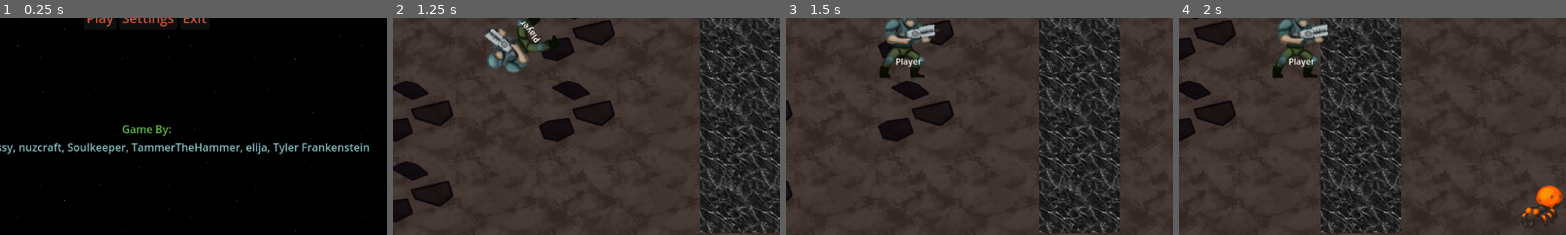
Above: before the commit, frames 1-4 (left to right).
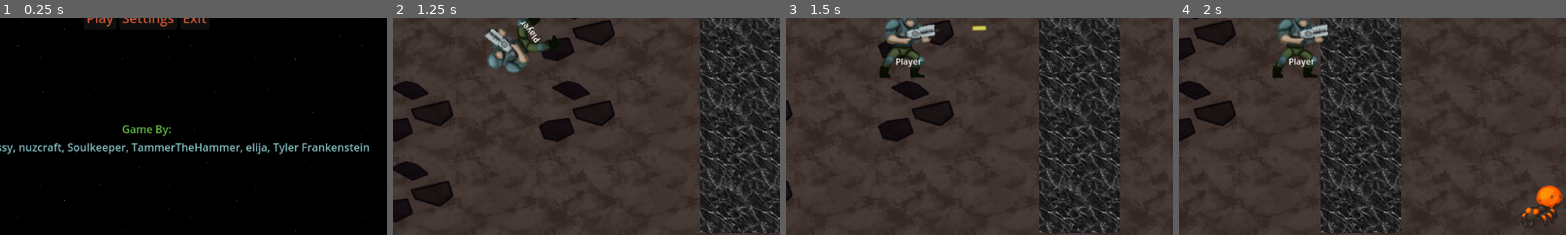
Above: after the commit, the same moments.

Repository: nuzcraft/gdfg-team-4
Game: Godot game, scene res://scenes/title.tscn
Two runs of this game, one before a commit and one after it. Both use one fixed random seed, a clock stepped at 60 frames per second and the inputs below.
Inputs (mouse positions are % of the whole screen's width and height, from its top left):
- Up to frame 1 (0.25 s): no input
- Up to frame 2 (1.25 s): click "Play" at 0.5 s
- Up to frame 3 (1.5 s): tap Enter at 1.25 s; move the mouse to (72, 45) at 1.27 s; hold D (right) from 1.28 s (still down); hold Space (primaryAction) from 1.28 s (still down)
- Up to frame 4 (2 s): keep holding D (right); keep holding Space (primaryAction)
The pictures show only the part of the screen within x 31-81%, y 40-90%; the shares and areas given below are measured in that part.

Frames 1-2 are identical in both runs. In frame 3, less than 0.1% of the frame differs, in the area x 48-52%, y 3-6%; in frame 4, nothing differs.
Error before the commit: Invalid access to property or key 'projectile' on a base object of type 'Node (Weapon)'. (res://projectile.gd:12)

Commit message:
fixes projectile_image

Diff:
--- a/projectile.gd
+++ b/projectile.gd
@@ -9,7 +9,7 @@
 	rotate(direction.angle())
 
 	ttl = weapon.total_ttl
-	$Sprite.texture = weapon.projectile
+	$Sprite.texture = weapon.projectile_image
 	$CollisionShape.shape = weapon.collision_shape
 
 func _physics_process(delta):
--- a/scenes/hero.tscn
+++ b/scenes/hero.tscn
@@ -1,8 +1,9 @@
-[gd_scene load_steps=7 format=3 uid="uid://qxbajo21gg4j"]
+[gd_scene load_steps=8 format=3 uid="uid://qxbajo21gg4j"]
 
 [ext_resource type="Script" uid="uid://bplv08s5b0u13" path="res://scenes/hero.gd" id="1_w7pyx"]
 [ext_resource type="Texture2D" uid="uid://cx521ax71sjdh" path="res://assets/Player.png" id="2_y2sko"]
 [ext_resource type="Script" uid="uid://n5hl0c088sp6" path="res://scripts/weapon.gd" id="4_n40cg"]
+[ext_resource type="Texture2D" uid="uid://cuani15l8gpnx" path="res://assets/shot.png" id="5_txblw"]
 
 [sub_resource type="CapsuleShape2D" id="CapsuleShape2D_0tnpc"]
 radius = 42.0
@@ -33,6 +34,7 @@
 [node name="PrimaryWeapon" type="Node" parent="."]
 script = ExtResource("4_n40cg")
 speed_curve = SubResource("Curve_gee14")
+projectile_image = ExtResource("5_txblw")
 collision_shape = SubResource("RectangleShape2D_w7pyx")
 offset = Vector2(40, -25)
 metadata/_custom_type_script = "uid://n5hl0c088sp6"
